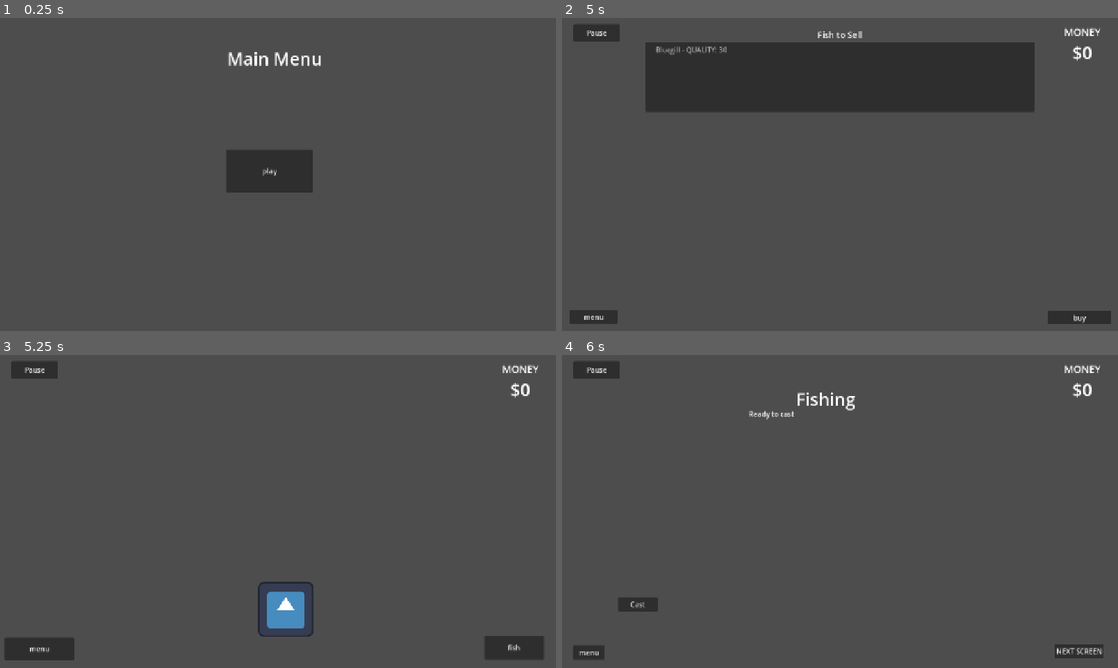
Above: before the commit, frames 1-4 (two rows, left to right).
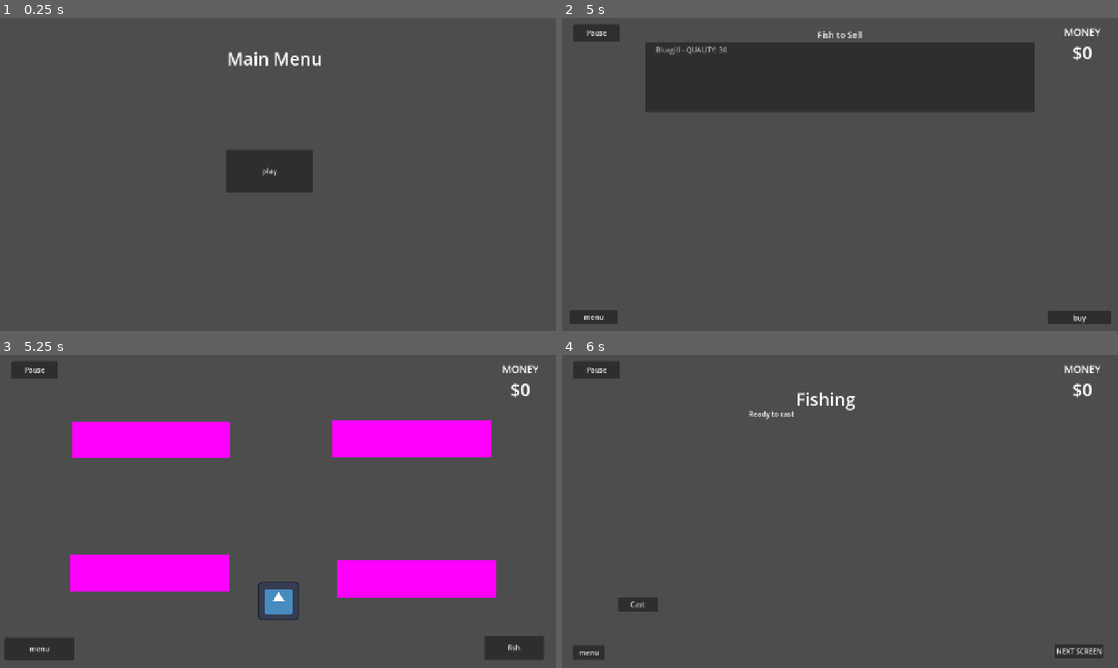
Above: after the commit, the same moments.

Repository: V-Mirea/comfy-summer-fishing-game
Game: Godot game, scene res://assets/game/game.tscn
Two runs of this game, one before a commit and one after it. Both use one fixed random seed, a clock stepped at 60 frames per second and the inputs below. The engine's default icon, where the game draws it, is replaced by a stand-in: a white triangle on a blue panel in a dark square.
Inputs (mouse positions are in pixels of both pictures, inside the frame that each line leads up to):
- Up to frame 1 (0.25 s): no input
- Up to frame 2 (5 s): click "play" at 0.5 s; click "NEXT SCREEN" at 1.25 s; click "Pause" at 2 s; click "Resume" at 2.75 s; tap Enter at 3.5 s; move the mouse to (962, 158) at 3.52 s; hold Right (ui_right) 3.53-4.25 s; click (962, 158) at 3.6 s; click "Sell Fish" at 4.25 s
- Up to frame 3 (5.25 s): click "buy" at 5 s
- Up to frame 4 (6 s): click "fish" at 5.75 s

Frames 1-2 are identical in both runs. In frame 3, 14% of the frame differs, in the area x 12-90%, y 20-90%; in frame 4, nothing differs.

Commit message:
aisles added

Diff:
--- a/assets/game/buying_scene/buying_scene.tscn
+++ b/assets/game/buying_scene/buying_scene.tscn
@@ -9,7 +9,22 @@
 font_size = 40
 
 [sub_resource type="RectangleShape2D" id="RectangleShape2D_hpvk7"]
-size = Vector2(129.5, 130.5)
+size = Vector2(95.5, 90.5)
+
+[sub_resource type="WorldBoundaryShape2D" id="WorldBoundaryShape2D_5l2yu"]
+normal = Vector2(1, 0)
+distance = -1.0
+
+[sub_resource type="WorldBoundaryShape2D" id="WorldBoundaryShape2D_hpvk7"]
+normal = Vector2(0, 1)
+
+[sub_resource type="WorldBoundaryShape2D" id="WorldBoundaryShape2D_3s4dn"]
+
+[sub_resource type="WorldBoundaryShape2D" id="WorldBoundaryShape2D_vsnuv"]
+normal = Vector2(-1, 0)
+
+[sub_resource type="RectangleShape2D" id="RectangleShape2D_5l2yu"]
+size = Vector2(365.5, 86)
 
 [node name="BuyingScene" type="Node2D" unique_id=71390660]
 script = ExtResource("1_b6mu0")
@@ -40,18 +55,83 @@
 text = "fish
 "
 
-[node name="CharacterBody2D" type="CharacterBody2D" parent="." unique_id=1378911832 node_paths=PackedStringArray("joystick_left")]
+[node name="Character" type="CharacterBody2D" parent="." unique_id=1378911832 node_paths=PackedStringArray("joystick_left")]
 motion_mode = 1
 script = ExtResource("2_5l2yu")
 joystick_left = NodePath("../Virtual Joystick")
 
-[node name="Sprite2D" type="Sprite2D" parent="CharacterBody2D" unique_id=858446672]
-position = Vector2(658, 585)
+[node name="Sprite2D" type="Sprite2D" parent="Character" unique_id=858446672]
+position = Vector2(641.5, 566)
+scale = Vector2(0.7421875, 0.703125)
 texture = ExtResource("2_n2sg0")
 
-[node name="CollisionShape2D" type="CollisionShape2D" parent="CharacterBody2D" unique_id=238570841]
-position = Vector2(658.25, 585.75)
+[node name="CollisionShape2D" type="CollisionShape2D" parent="Character" unique_id=238570841]
+position = Vector2(641.25, 565.75)
 shape = SubResource("RectangleShape2D_hpvk7")
+
+[node name="WallBoundaries" type="StaticBody2D" parent="." unique_id=89566812]
+
+[node name="LeftCollisionShape" type="CollisionShape2D" parent="WallBoundaries" unique_id=2067268805]
+shape = SubResource("WorldBoundaryShape2D_5l2yu")
+
+[node name="TopCollisionShape" type="CollisionShape2D" parent="WallBoundaries" unique_id=1596924476]
+shape = SubResource("WorldBoundaryShape2D_hpvk7")
+
+[node name="BottomCollisionShape" type="CollisionShape2D" parent="WallBoundaries" unique_id=219119547]
+position = Vector2(1280, 720)
+shape = SubResource("WorldBoundaryShape2D_3s4dn")
+
+[node name="RightCollisionShape" type="CollisionShape2D" parent="WallBoundaries" unique_id=1772879099]
+position = Vector2(1280, 720)
+shape = SubResource("WorldBoundaryShape2D_vsnuv")
+
+[node name="Aisle" type="StaticBody2D" parent="." unique_id=2100932732]
+position = Vector2(166, 153)
+
+[node name="CollisionShape2D" type="CollisionShape2D" parent="Aisle" unique_id=1787468683]
+position = Vector2(183.25, 44)
+shape = SubResource("RectangleShape2D_5l2yu")
+
+[node name="ColorRect" type="ColorRect" parent="Aisle" unique_id=797264004]
+offset_right = 365.0
+offset_bottom = 85.0
+color = Color(1, 0, 1, 1)
+
+[node name="Aisle2" type="StaticBody2D" parent="." unique_id=1570795826]
+position = Vector2(766, 150)
+
+[node name="CollisionShape2D" type="CollisionShape2D" parent="Aisle2" unique_id=1985697442]
+position = Vector2(183.25, 44)
+shape = SubResource("RectangleShape2D_5l2yu")
+
+[node name="ColorRect" type="ColorRect" parent="Aisle2" unique_id=368557224]
+offset_right = 365.0
+offset_bottom = 85.0
+color = Color(1, 0, 1, 1)
+
+[node name="Aisle3" type="StaticBody2D" parent="." unique_id=1986346492]
+position = Vector2(162, 460)
+
+[node name="CollisionShape2D" type="CollisionShape2D" parent="Aisle3" unique_id=954469539]
+position = Vector2(183.25, 44)
+shape = SubResource("RectangleShape2D_5l2yu")
+
+[node name="ColorRect" type="ColorRect" parent="Aisle3" unique_id=1916611534]
+offset_right = 365.0
+offset_bottom = 85.0
+color = Color(1, 0, 1, 1)
+
+[node name="Aisle4" type="StaticBody2D" parent="." unique_id=1256011935]
+position = Vector2(776, 473)
+
+[node name="CollisionShape2D" type="CollisionShape2D" parent="Aisle4" unique_id=507696320]
+position = Vector2(183.25, 44)
+shape = SubResource("RectangleShape2D_5l2yu")
+
+[node name="ColorRect" type="ColorRect" parent="Aisle4" unique_id=736653568]
+offset_right = 365.0
+offset_bottom = 85.0
+color = Color(1, 0, 1, 1)
 
 [node name="Virtual Joystick" parent="." unique_id=1087925395 instance=ExtResource("3_5l2yu")]
 offset_left = 897.0
--- a/assets/game/buying_scene/character.gd
+++ b/assets/game/buying_scene/character.gd
@@ -1,13 +1,10 @@
 extends CharacterBody2D
 
-@export var speed : float = 100
+@export var speed : float = 200
 @export var joystick_left : VirtualJoystick
 
 const SPEED = 300.0
 
-var move_vector := Vector2.ZERO
-
-func _process(delta: float) -> void:
-	# Movement using Input functions:
-	move_vector = Input.get_vector("ui_left", "ui_right", "ui_up", "ui_down")
-	position += move_vector * speed * delta
+func _physics_process(delta):
+	velocity = Input.get_vector("ui_left", "ui_right", "ui_up", "ui_down") * speed
+	move_and_slide()
--- a/assets/game/buying_scene/virtual_joystick/virtual_joystick.gd
+++ b/assets/game/buying_scene/virtual_joystick/virtual_joystick.gd
@@ -65,10 +65,11 @@
 # FUNCTIONS
 
 func _ready() -> void:
-	if ProjectSettings.get_setting("input_devices/pointing/emulate_mouse_from_touch"):
-		printerr("The Project Setting 'emulate_mouse_from_touch' should be set to False")
-	if not ProjectSettings.get_setting("input_devices/pointing/emulate_touch_from_mouse"):
-		printerr("The Project Setting 'emulate_touch_from_mouse' should be set to True")
+	if visibility_mode == Visibility_mode.ALWAYS or visibility_mode == Visibility_mode.WHEN_TOUCHED:
+		if ProjectSettings.get_setting("input_devices/pointing/emulate_mouse_from_touch"):
+			printerr("The Project Setting 'emulate_mouse_from_touch' should be set to False")
+		if not ProjectSettings.get_setting("input_devices/pointing/emulate_touch_from_mouse"):
+			printerr("The Project Setting 'emulate_touch_from_mouse' should be set to True")
 
 	if not DisplayServer.is_touchscreen_available() and visibility_mode == Visibility_mode.TOUCHSCREEN_ONLY :
 		hide()
--- a/project.godot
+++ b/project.godot
@@ -35,6 +35,38 @@
 
 [input]
 
+ui_left={
+"deadzone": 0.5,
+"events": [Object(InputEventKey,"resource_local_to_scene":false,"resource_name":"","device":0,"window_id":0,"alt_pressed":false,"shift_pressed":false,"ctrl_pressed":false,"meta_pressed":false,"pressed":false,"keycode":4194319,"physical_keycode":0,"key_label":0,"unicode":0,"location":0,"echo":false,"script":null)
+, Object(InputEventJoypadButton,"resource_local_to_scene":false,"resource_name":"","device":-1,"button_index":13,"pressure":0.0,"pressed":false,"script":null)
+, Object(InputEventJoypadMotion,"resource_local_to_scene":false,"resource_name":"","device":-1,"axis":0,"axis_value":-1.0,"script":null)
+, Object(InputEventKey,"resource_local_to_scene":false,"resource_name":"","device":0,"window_id":0,"alt_pressed":false,"shift_pressed":false,"ctrl_pressed":false,"meta_pressed":false,"pressed":false,"keycode":0,"physical_keycode":65,"key_label":0,"unicode":0,"location":0,"echo":false,"script":null)
+]
+}
+ui_right={
+"deadzone": 0.5,
+"events": [Object(InputEventKey,"resource_local_to_scene":false,"resource_name":"","device":0,"window_id":0,"alt_pressed":false,"shift_pressed":false,"ctrl_pressed":false,"meta_pressed":false,"pressed":false,"keycode":4194321,"physical_keycode":0,"key_label":0,"unicode":0,"location":0,"echo":false,"script":null)
+, Object(InputEventJoypadButton,"resource_local_to_scene":false,"resource_name":"","device":-1,"button_index":14,"pressure":0.0,"pressed":false,"script":null)
+, Object(InputEventJoypadMotion,"resource_local_to_scene":false,"resource_name":"","device":-1,"axis":0,"axis_value":1.0,"script":null)
+, Object(InputEventKey,"resource_local_to_scene":false,"resource_name":"","device":-1,"window_id":0,"alt_pressed":false,"shift_pressed":false,"ctrl_pressed":false,"meta_pressed":false,"pressed":false,"keycode":0,"physical_keycode":68,"key_label":0,"unicode":100,"location":0,"echo":false,"script":null)
+]
+}
+ui_up={
+"deadzone": 0.5,
+"events": [Object(InputEventKey,"resource_local_to_scene":false,"resource_name":"","device":0,"window_id":0,"alt_pressed":false,"shift_pressed":false,"ctrl_pressed":false,"meta_pressed":false,"pressed":false,"keycode":4194320,"physical_keycode":0,"key_label":0,"unicode":0,"location":0,"echo":false,"script":null)
+, Object(InputEventJoypadButton,"resource_local_to_scene":false,"resource_name":"","device":-1,"button_index":11,"pressure":0.0,"pressed":false,"script":null)
+, Object(InputEventJoypadMotion,"resource_local_to_scene":false,"resource_name":"","device":-1,"axis":1,"axis_value":-1.0,"script":null)
+, Object(InputEventKey,"resource_local_to_scene":false,"resource_name":"","device":-1,"window_id":0,"alt_pressed":false,"shift_pressed":false,"ctrl_pressed":false,"meta_pressed":false,"pressed":false,"keycode":0,"physical_keycode":87,"key_label":0,"unicode":119,"location":0,"echo":false,"script":null)
+]
+}
+ui_down={
+"deadzone": 0.5,
+"events": [Object(InputEventKey,"resource_local_to_scene":false,"resource_name":"","device":0,"window_id":0,"alt_pressed":false,"shift_pressed":false,"ctrl_pressed":false,"meta_pressed":false,"pressed":false,"keycode":4194322,"physical_keycode":0,"key_label":0,"unicode":0,"location":0,"echo":false,"script":null)
+, Object(InputEventJoypadButton,"resource_local_to_scene":false,"resource_name":"","device":-1,"button_index":12,"pressure":0.0,"pressed":false,"script":null)
+, Object(InputEventJoypadMotion,"resource_local_to_scene":false,"resource_name":"","device":-1,"axis":1,"axis_value":1.0,"script":null)
+, Object(InputEventKey,"resource_local_to_scene":false,"resource_name":"","device":-1,"window_id":0,"alt_pressed":false,"shift_pressed":false,"ctrl_pressed":false,"meta_pressed":false,"pressed":false,"keycode":0,"physical_keycode":83,"key_label":0,"unicode":115,"location":0,"echo":false,"script":null)
+]
+}
 set_hook={
 "deadzone": 0.2,
 "events": [Object(InputEventMouseButton,"resource_local_to_scene":false,"resource_name":"","device":-1,"window_id":0,"a …(253 unchanged characters)…
